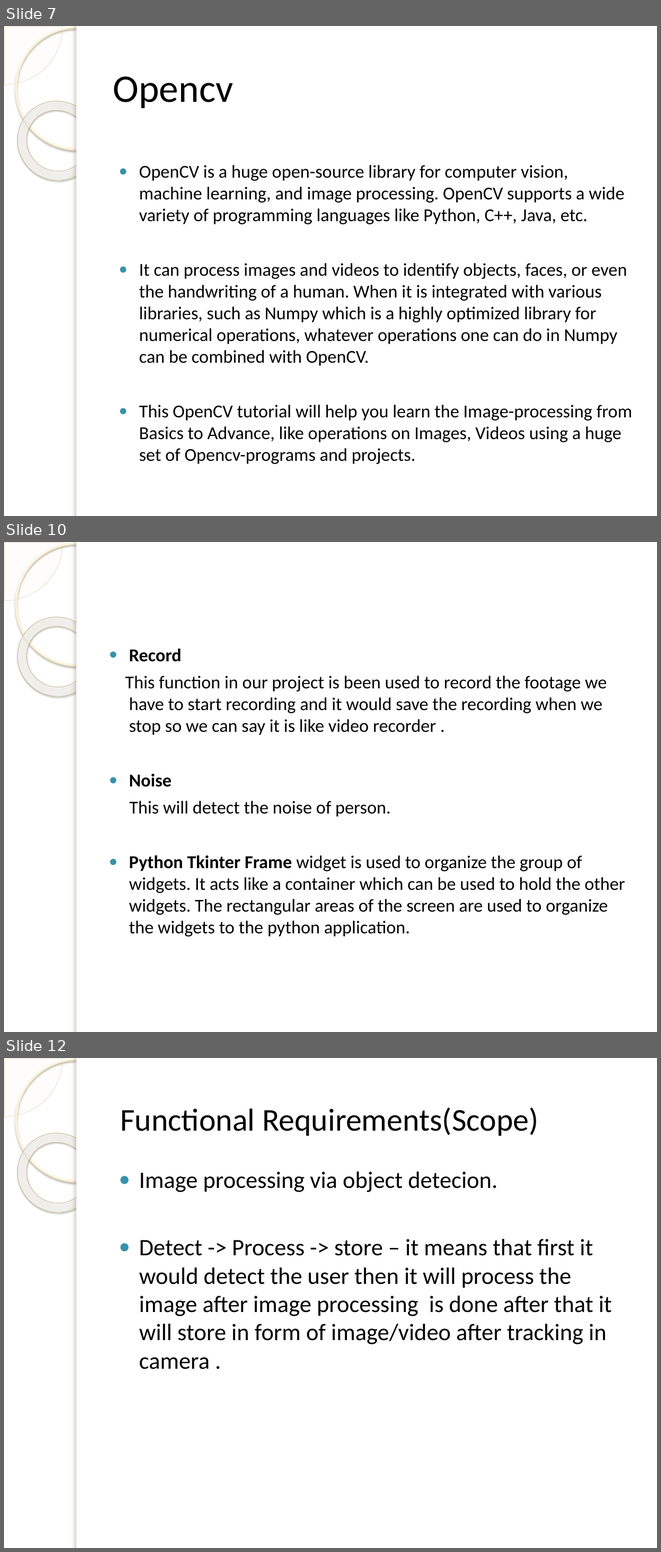
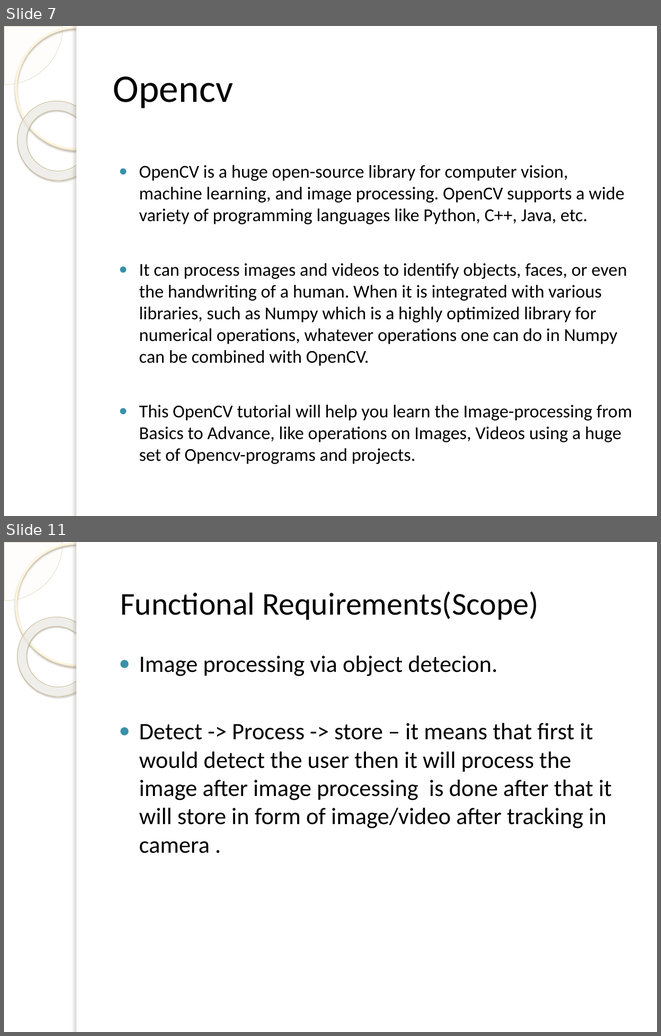
Before and after one commit to krushnal111/SGP-Final-Semester, a slide deck: SMART CCTV.pptx. Shown one above the other, each under a label of ours: slides 7, 10 and 12 before the commit, slides 7 and 11 after it; the slides between them are not shown. The pictures are 661x1552 and 661x1036 pixels, drawn with LibreOffice and Linux fonts; fonts in the diff are those of the drawing; background and template pictures are left out. Boxes give left, top, right and bottom in pixels: in the first picture for what was removed or moved away, otherwise in the second. Text is boxed around its words. In the diff, an @@ line names an element or a change of style, - is before the commit and + after.

```diff
--- a/SMART CCTV.pptx
+++ b/SMART CCTV.pptx
@@ slide 10 removed at bbox=[4, 542, 657, 1032], background picture (left out); not listed: 5 template elements that a slide beside it also shows @@
@@ text removed at bbox=[125, 649, 625, 936] @@
-● Record
-This function in our project is been used to record the footage we have to start recording and it would save the recording when we stop so we can say it is like video recorder .
-● Noise
-This will detect the noise of person.
-● Python Tkinter Frame widget is used to organize the group of widgets. It acts like a container which can be used to hold the other widgets. The rectangular areas of the screen are used to organize the widgets to the python application.
@@ what was slide 12 is now slide 11 @@
```
Also in this commit, not shown: 6 slides changed, 2 slides added, 1 other slide removed.
